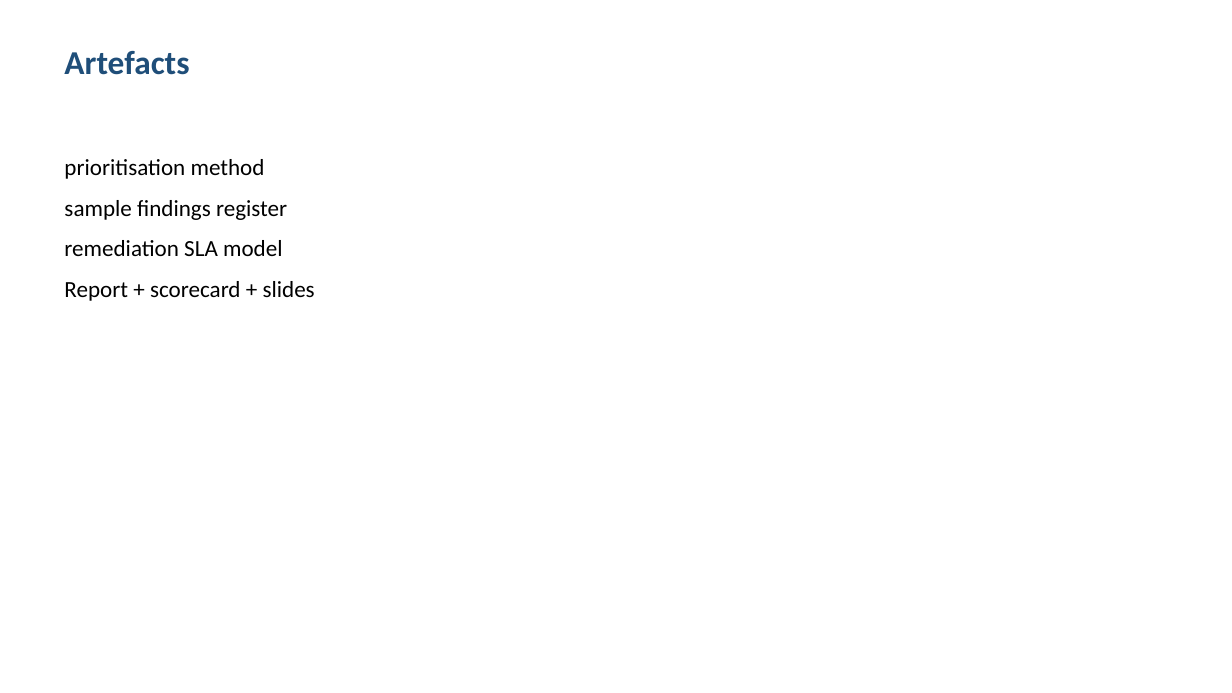
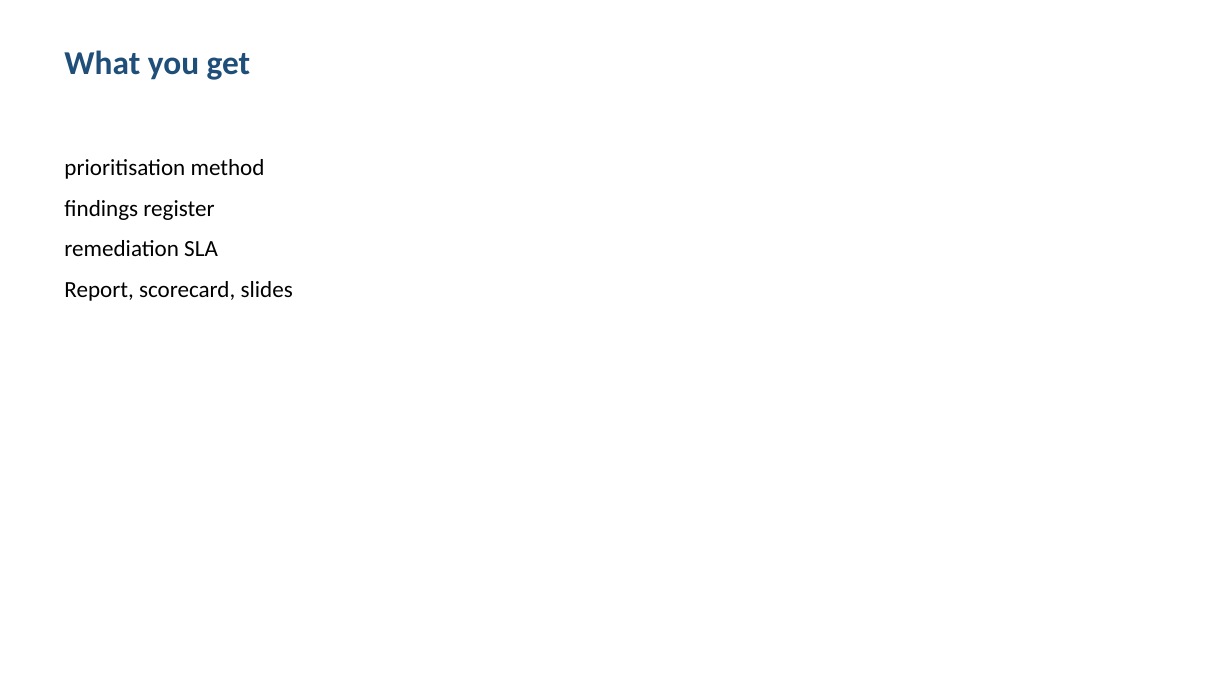
Before and after one commit to shohrabniaz/epss-cvss-vuln-prioritisation, a slide deck: slide 3 of Final_Submission/02_Presentation.pptx. Drawn at 1232x693 pixels with LibreOffice and Linux fonts; fonts in the diff are those of the drawing. Boxes give left, top, right and bottom in pixels: in the first picture for what was removed or moved away, otherwise in the second. Text is boxed around its words. In the diff, an @@ line names an element or a change of style, - is before the commit and + after.

```diff
--- a/Final_Submission/02_Presentation.pptx
+++ b/Final_Submission/02_Presentation.pptx
@@ text at [64, 50, 251, 80]: text changed @@
-Artefacts
+What you get
@@ text at [64, 200, 293, 301]: text changed @@
-sample findings register
-remediation SLA model
-Report + scorecard + slides
+findings register
+remediation SLA
+Report, scorecard, slides
```
Also in this commit, not shown: 3 other slides changed, 12 other files.
